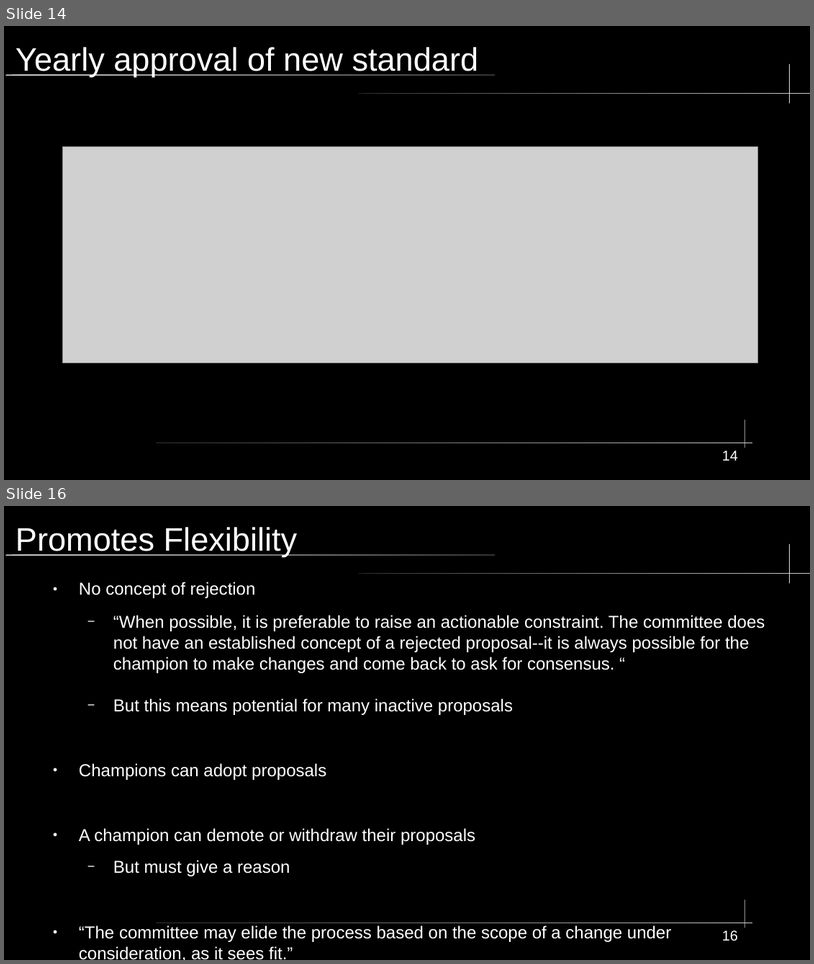
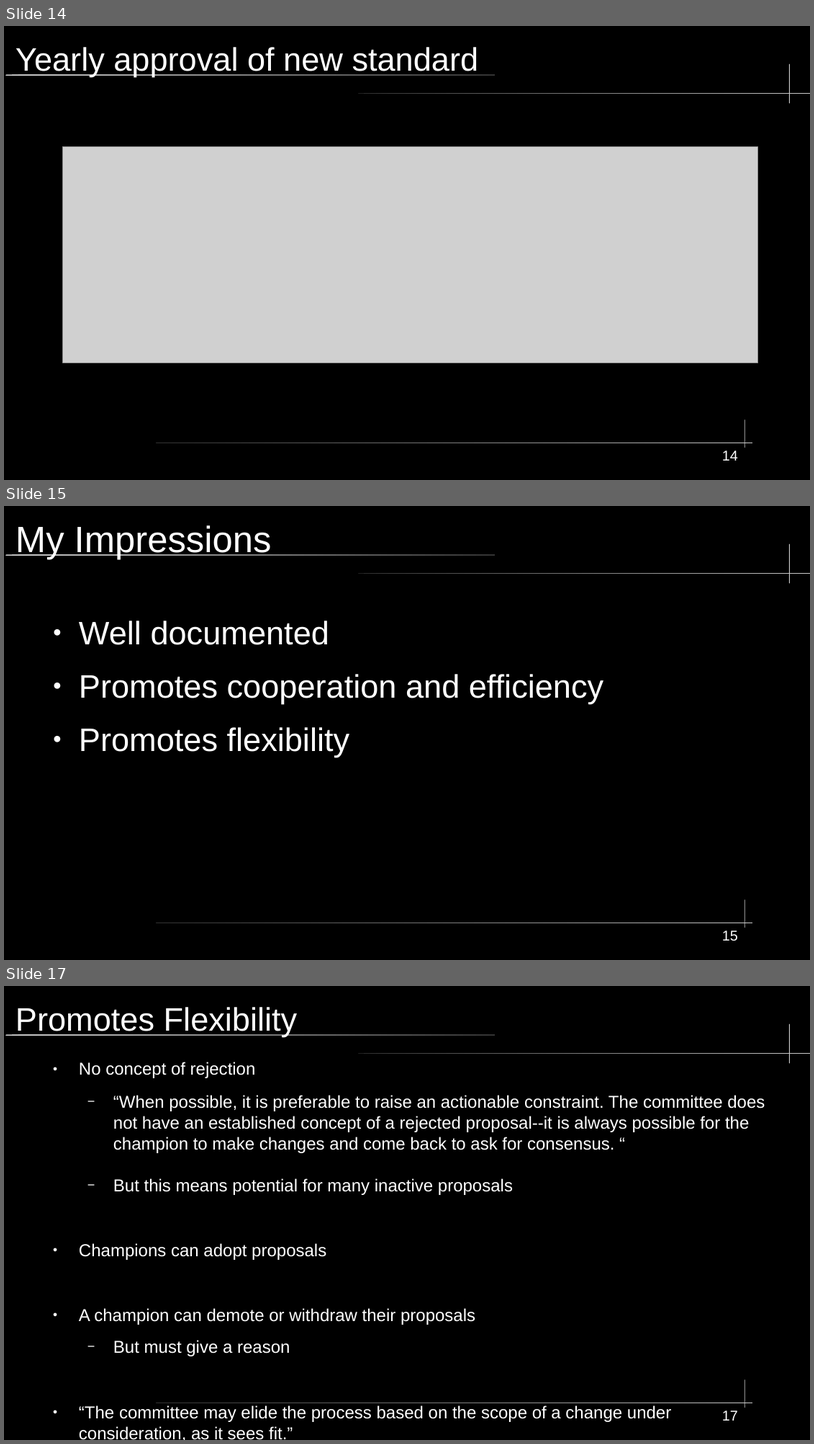
Before and after one commit to KWaloen/tc39_proposals_project, a slide deck: Data Analysis/Presentation/TC39 Process Documents.odp. Shown one above the other, each under a label of ours: slides 14 and 16 before the commit, slides 14, 15 and 17 after it; the slides between them are not shown. The pictures are 814x964 and 814x1444 pixels, drawn with LibreOffice and Linux fonts; fonts in the diff are those of the drawing; grey boxes stand for pictures. Boxes give left, top, right and bottom in pixels: in the first picture for what was removed or moved away, otherwise in the second. Text is boxed around its words. In the diff, an @@ line names an element or a change of style, - is before the commit and + after.

```diff
--- a/Data Analysis/Presentation/TC39 Process Documents.odp
+++ b/Data Analysis/Presentation/TC39 Process Documents.odp
@@ slide 15 added at (x1=4, y1=506, x2=810, y2=960), background #000000; not listed: 5 template elements that a slide beside it also shows @@
@@ title added at (x1=16, y1=525, x2=272, y2=559), 36 pt, text #FFFFFF @@
+My Impressions
@@ text added at (x1=79, y1=620, x2=604, y2=757), 32 pt, text #FFFFFF @@
+● Well documented
+● Promotes cooperation and efficiency
+● Promotes flexibility
@@ page number added at (x1=723, y1=930, x2=738, y2=941), 14 pt, text #FFFFFF @@
+15
@@ what was slide 16 is now slide 17 @@
@@ page number at (x1=723, y1=1410, x2=738, y2=1420): text changed @@
-16
+17
```
Also in this commit, not shown: 3 slides changed, 1 other file.
